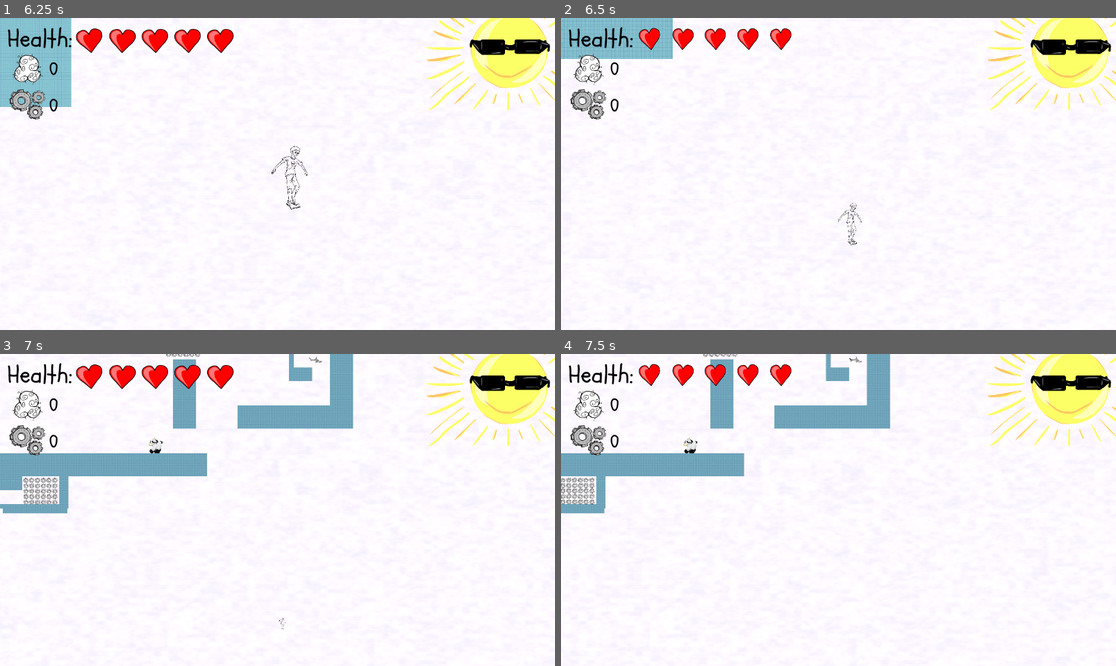
Above: before the commit, frames 1-4 (two rows, left to right).
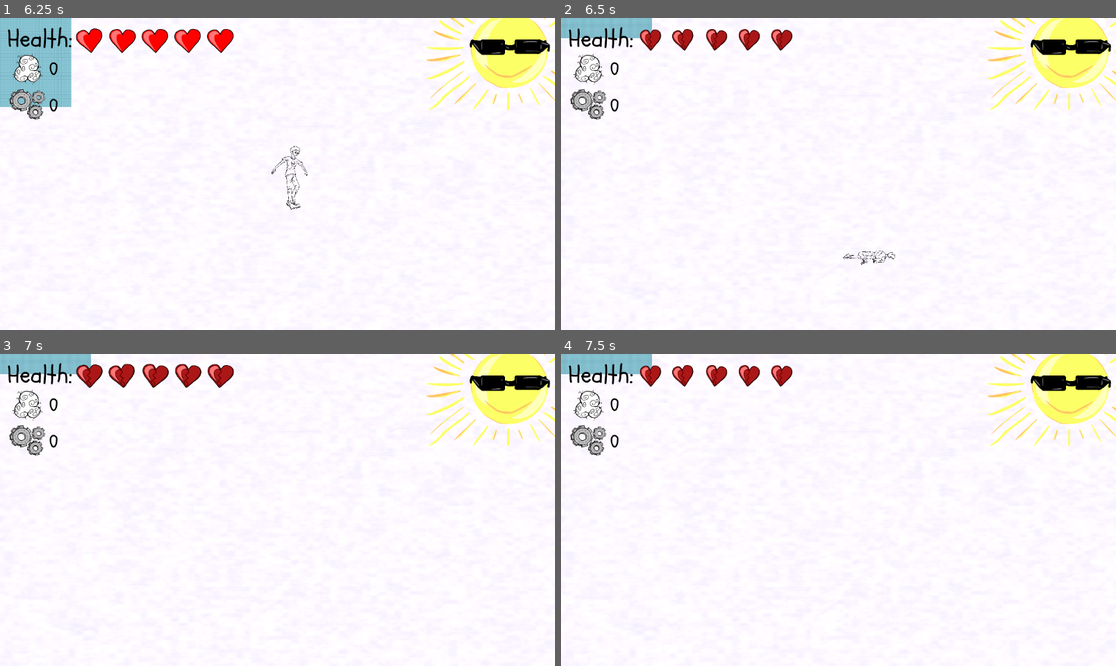
Above: after the commit, the same moments.

Repository: asger-finding/ddu-syds-droemmerejse
Game: Godot game, scene res://Root.tscn
Same seed, same stepped clock (60 frames per second), same inputs: the game is played once before the commit and once after it.
Inputs:
- Up to frame 1 (6.25 s): tap Enter (ui_accept) at 0.5, 0.77, 1.52, 2, 3.02, 3.77, 4.52, 6.02 s; hold Up (ui_up) 0.53-2.03 s; tap X (Punch) every 0.75 s from 0.6 to 5.85 s; hold Left (ui_left) 2.03-3.53 s; hold Down (ui_down) 3.53-4.28 s; hold Right (ui_right) 4.28-5.03 s; hold Up (ui_up) 5.03-5.78 s; hold Right (ui_right) from 5.78 s (still down)
- Up to frame 2 (6.5 s): keep holding Right (ui_right)
- Up to frame 3 (7 s): keep holding Right (ui_right); tap X (Punch) at 6.6 s; tap Enter (ui_accept) at 6.77 s
- Up to frame 4 (7.5 s): keep holding Right (ui_right); tap X (Punch) at 7.35 s

Frame 1 is identical in both runs. In frame 2, 2.5% of the frame differs, in the area x 0-61%, y 0-80%; in frame 3, 9.3%, in the area x 0-64%, y 0-89%; in frame 4, 8.5%.

Commit message:
feat: kill player if they fall under the map

Diff:
--- a/game/Scripts/Player.gd
+++ b/game/Scripts/Player.gd
@@ -53,7 +53,13 @@
 func _process(delta: float) -> void:
 	move_and_slide()
 
+	if position.x < 0:
+		kill()
+
 	if not is_alive():
+		return
+	elif position.y > 0:
+		deal_damage(get_health())
 		return
 
 	var was_stunned := process_stun(delta)
